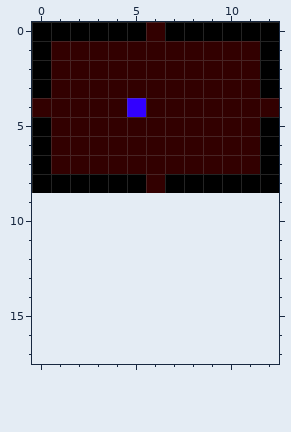
Two versions of one pixel-art sprite, RogueLike/graphics/rooms.png. That is the earlier state.
The file is 13x9 pixels. The old version is drawn lined up with the new one, on the new canvas.
The result:
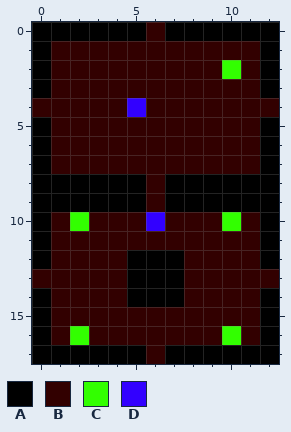
Palette (. is transparent): A #000000  B #320000  C #32ff00  D #3200ff
The edit:
canvas 13x9 -> 13x18
@@ x 8..12 @@
  1 BBBBA
- 2 BBBBA
+ 2 BBCBA
  3 BBBBA
@@ x 0..12 @@
  8 AAAAAABAAAAAA
- 9 .............
-10 .............
-11 .............
-12 .............
-13 .............
-14 .............
-15 .............
-16 .............
-17 .............
+ 9 AAAAAABAAAAAA
+10 ABCBBBDBBBCBA
+11 ABBBBBBBBBBBA
+12 ABBBBAAABBBBA
+13 BBBBBAAABBBBB
+14 ABBBBAAABBBBA
+15 ABBBBBBBBBBBA
+16 ABCBBBBBBBCBA
+17 AAAAAABAAAAAA
Pixel boxes of the changes (left, top, right, bottom) in both pictures:
changed: (222, 60, 241, 79)
added: (32, 193, 279, 364)
